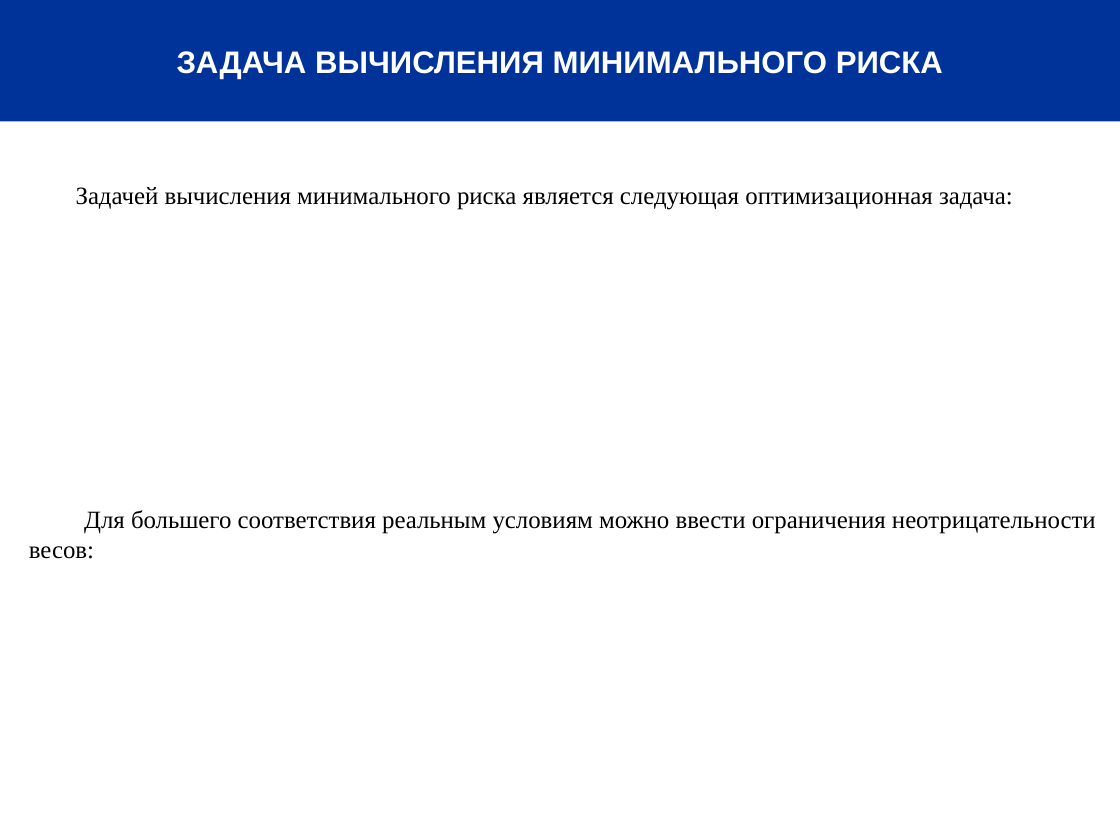
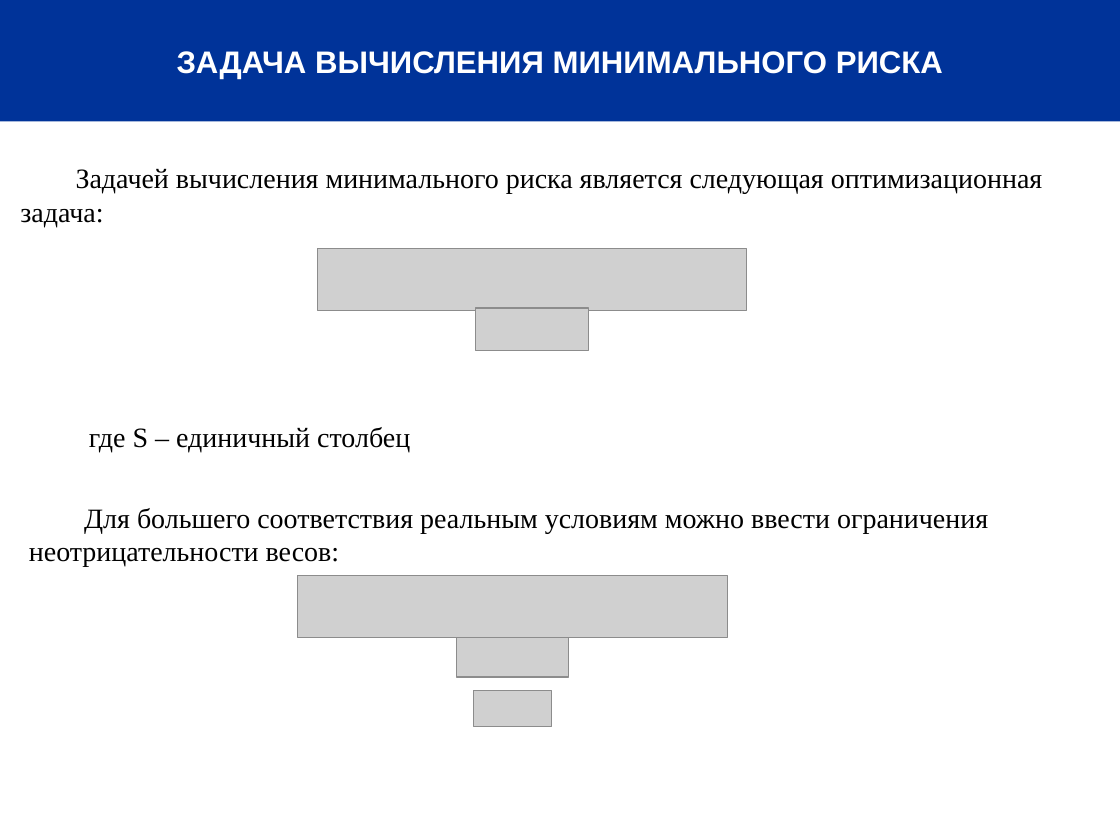
Before and after one commit to b1ack-ange1/uir-markowitz, a slide deck: slide 5 of CRRaD/презентация.pptx. Drawn at 1120x840 pixels with LibreOffice and Linux fonts; fonts in the diff are those of the drawing; grey boxes stand for pictures. Boxes give left, top, right and bottom in pixels: in the first picture for what was removed or moved away, otherwise in the second. Text is boxed around its words. In the diff, an @@ line names an element or a change of style, - is before the commit and + after.

```diff
--- a/CRRaD/презентация.pptx
+++ b/CRRaD/презентация.pptx
@@ text "Задачей вычисления минимального риска является ..." at <box>20,168,1042,227</box>: size 16 to 18 pt @@
@@ text "Задачей вычисления минимального риска является ...": place and size @@
-text "Задачей вычисления минимального риска является ..." at <box>76,187,1013,210</box>
+text "Задачей вычисления минимального риска является ..." at <box>20,168,1042,227</box>
@@ picture added at <box>317,249,746,310</box> @@
@@ picture added at <box>476,308,589,351</box> @@
@@ text added at <box>89,427,410,452</box>, 18 pt, text #000000 @@
+где S – единичный столбец
@@ text "Для большего соответствия реальным условиям ..." at <box>29,508,988,567</box>: size 16 to 18 pt @@
@@ picture added at <box>298,576,727,637</box> @@
@@ picture added at <box>456,635,569,678</box> @@
@@ picture added at <box>474,691,552,727</box> @@
```
Also in this commit, not shown: 3 other slides changed.
